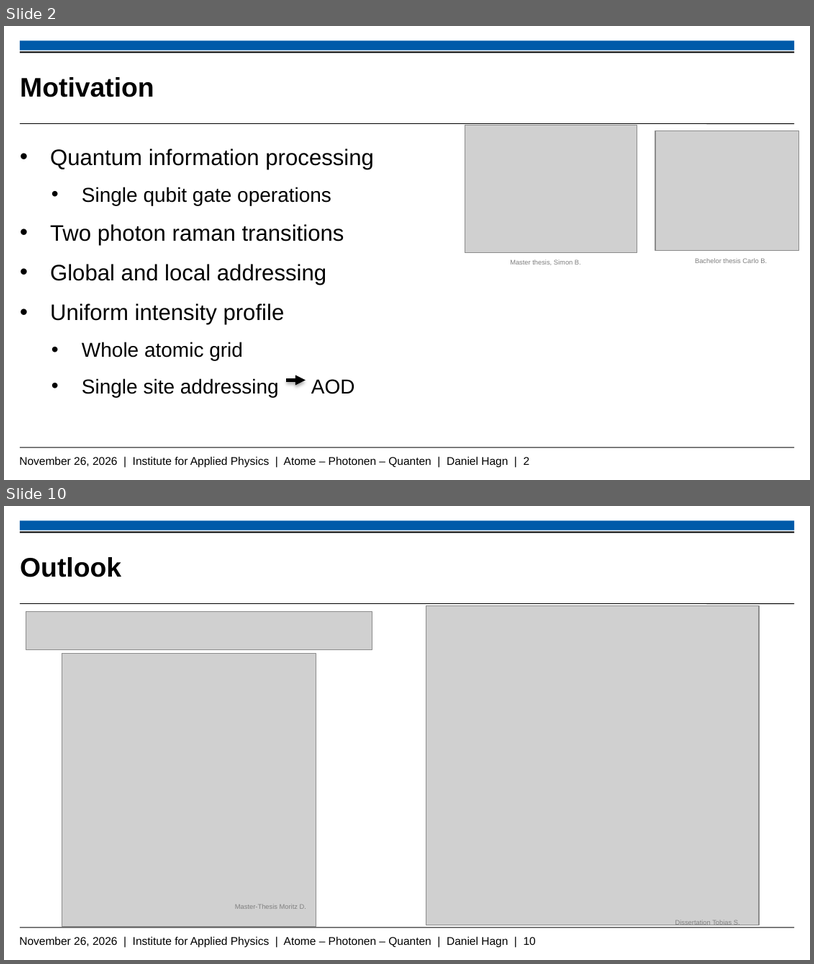
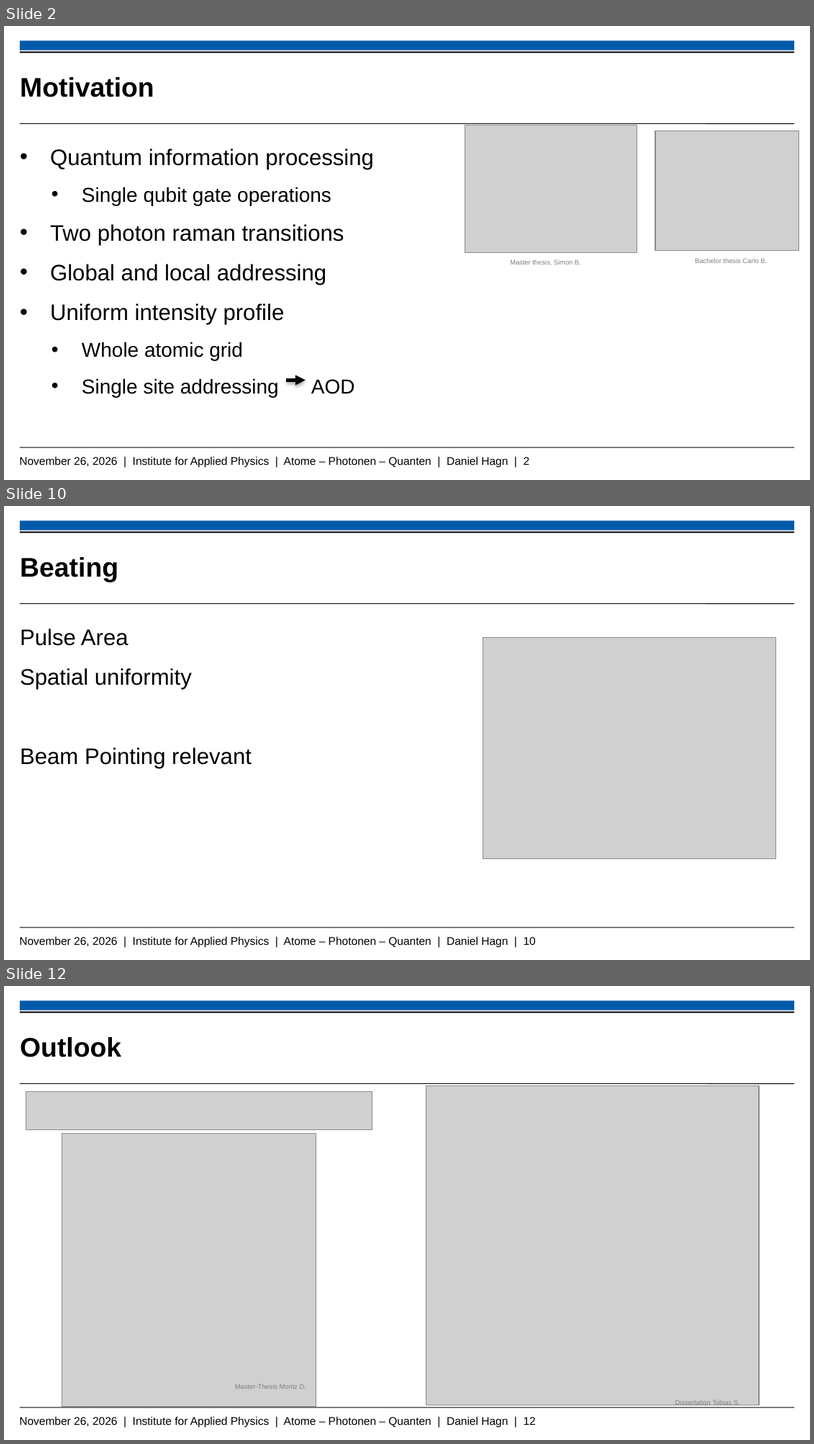
Before and after one commit to Daniel-Hagn-physik/Masterthesis_Backup, a slide deck: Hagn_Daniel_Mastervortrag.pptx. Shown one above the other, each under a label of ours: slides 2 and 10 before the commit, slides 2, 10 and 12 after it; the slides between them are not shown. The pictures are 814x964 and 814x1444 pixels, drawn with LibreOffice and Linux fonts; fonts in the diff are those of the drawing; grey boxes stand for pictures; background and template pictures are left out. Boxes give left, top, right and bottom in pixels: in the first picture for what was removed or moved away, otherwise in the second. Text is boxed around its words. In the diff, an @@ line names an element or a change of style, - is before the commit and + after.

```diff
--- a/Hagn_Daniel_Mastervortrag.pptx
+++ b/Hagn_Daniel_Mastervortrag.pptx
@@ slide 10 added at bbox=[4, 506, 810, 960], background #FFFFFF; not listed: 5 template elements that a slide beside it also shows @@
@@ title added at bbox=[20, 557, 118, 582], 24 pt, text #000000, bold @@
+Beating
@@ text added at bbox=[20, 628, 252, 768], 20 pt, text #000000 @@
+Pulse Area
+Spatial uniformity
+Beam Pointing relevant
@@ picture added at bbox=[483, 638, 776, 858] @@
@@ what was slide 10 is now slide 12 @@
@@ text at bbox=[19, 1416, 536, 1427]: text changed @@
-November 26, 2026 | Institute for Applied Physics | Atome – Photonen – Quanten | Daniel Hagn | 10
+November 26, 2026 | Institute for Applied Physics | Atome – Photonen – Quanten | Daniel Hagn | 12
```
Also in this commit, not shown: 5 slides changed, 3 other slides added, 2 slides removed, 5 other files.
